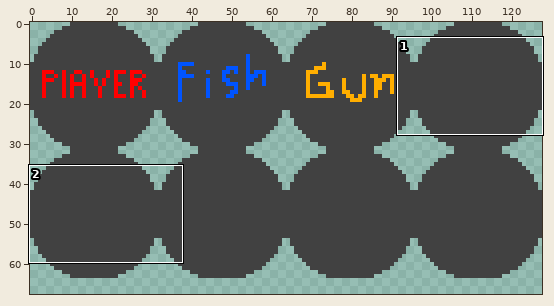
File history of a sprite sheet, core/assets/entities.png. The picture above shows the old version from afar; the outline marks the close-up.
Close-up. Before the edit:
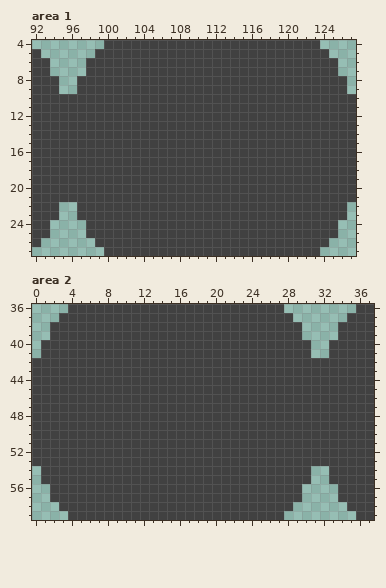
The file is 128x128 pixels. Shown: area 1: x 92..127, y 4..27; area 2: x 0..37, y 36..59. The wide view leaves out empty margins.
Once edited:
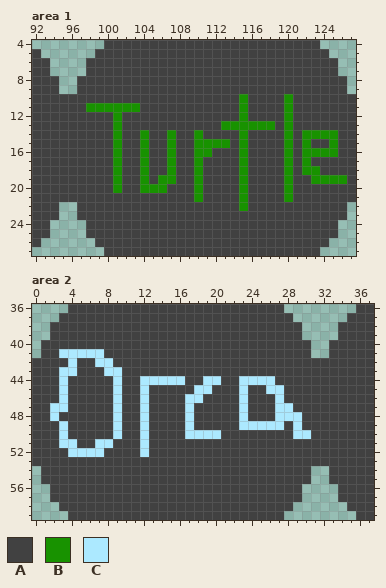
Palette (. is transparent): A #414141  B #189200  C #ace9ff
Diff:
--- area 1
@@ x 92..127 @@
  9 AAA..AAAAAAAAAAAAAAAAAAAAAAAAAAAAAA.
-10 AAAAAAAAAAAAAAAAAAAAAAAAAAAAAAAAAAAA
-11 AAAAAAAAAAAAAAAAAAAAAAAAAAAAAAAAAAAA
-12 AAAAAAAAAAAAAAAAAAAAAAAAAAAAAAAAAAAA
-13 AAAAAAAAAAAAAAAAAAAAAAAAAAAAAAAAAAAA
-14 AAAAAAAAAAAAAAAAAAAAAAAAAAAAAAAAAAAA
-15 AAAAAAAAAAAAAAAAAAAAAAAAAAAAAAAAAAAA
-16 AAAAAAAAAAAAAAAAAAAAAAAAAAAAAAAAAAAA
-17 AAAAAAAAAAAAAAAAAAAAAAAAAAAAAAAAAAAA
-18 AAAAAAAAAAAAAAAAAAAAAAAAAAAAAAAAAAAA
-19 AAAAAAAAAAAAAAAAAAAAAAAAAAAAAAAAAAAA
-20 AAAAAAAAAAAAAAAAAAAAAAAAAAAAAAAAAAAA
-21 AAAAAAAAAAAAAAAAAAAAAAAAAAAAAAAAAAAA
-22 AAA..AAAAAAAAAAAAAAAAAAAAAAAAAAAAAA.
+10 AAAAAAAAAAAAAAAAAAAAAAABAAAABAAAAAAA
+11 AAAAAABBBBBBAAAAAAAAAAABAAAABAAAAAAA
+12 AAAAAAAAABAAAAAAAAAAAAABAAAABAAAAAAA
+13 AAAAAAAAABAAAAAAAAAAABBBBBBABAAAAAAA
+14 AAAAAAAAABAABAABAABAAAABAAAABABBBBAA
+15 AAAAAAAAABAABAABAABBBBABAAAABABAABAA
+16 AAAAAAAAABAABAABAABBAAABAAAABABBBBAA
+17 AAAAAAAAABAABAABAABAAAABAAAABABAAAAA
+18 AAAAAAAAABAABAABAABAAAABAAAABABBAAAA
+19 AAAAAAAAABAABABBAABAAAABAAAABAABBBBA
+20 AAAAAAAAABAABBBAAABAAAABAAAABAAAAAAA
+21 AAAAAAAAAAAAAAAAAABAAAABAAAABAAAAAAA
+22 AAA..AAAAAAAAAAAAAAAAAABAAAAAAAAAAA.
 23 AAA..AAAAAAAAAAAAAAAAAAAAAAAAAAAAAA.
--- area 2
@@ x 0..37 @@
 40 .AAAAAAAAAAAAAAAAAAAAAAAAAAAAAA..AAAAA
-41 .AAAAAAAAAAAAAAAAAAAAAAAAAAAAAA..AAAAA
-42 AAAAAAAAAAAAAAAAAAAAAAAAAAAAAAAAAAAAAA
-43 AAAAAAAAAAAAAAAAAAAAAAAAAAAAAAAAAAAAAA
-44 AAAAAAAAAAAAAAAAAAAAAAAAAAAAAAAAAAAAAA
-45 AAAAAAAAAAAAAAAAAAAAAAAAAAAAAAAAAAAAAA
-46 AAAAAAAAAAAAAAAAAAAAAAAAAAAAAAAAAAAAAA
-47 AAAAAAAAAAAAAAAAAAAAAAAAAAAAAAAAAAAAAA
-48 AAAAAAAAAAAAAAAAAAAAAAAAAAAAAAAAAAAAAA
-49 AAAAAAAAAAAAAAAAAAAAAAAAAAAAAAAAAAAAAA
-50 AAAAAAAAAAAAAAAAAAAAAAAAAAAAAAAAAAAAAA
-51 AAAAAAAAAAAAAAAAAAAAAAAAAAAAAAAAAAAAAA
-52 AAAAAAAAAAAAAAAAAAAAAAAAAAAAAAAAAAAAAA
+41 .AACCCCCAAAAAAAAAAAAAAAAAAAAAAA..AAAAA
+42 AAAACAACCAAAAAAAAAAAAAAAAAAAAAAAAAAAAA
+43 AAACCAAACCAAAAAAAAAAAAAAAAAAAAAAAAAAAA
+44 AAACAAAAACAACCCCCAACCAACCCCAAAAAAAAAAA
+45 AAACAAAAACAACAAAAACCAAACAACCAAAAAAAAAA
+46 AAACAAAAACAACAAAACCAAAACAAACAAAAAAAAAA
+47 AACCAAAAACAACAAAACAAAAACAAACCAAAAAAAAA
+48 AACAAAAAACAACAAAACAAAAACAAACCCAAAAAAAA
+49 AAACAAAAACAACAAAACAAAAACCCCCACAAAAAAAA
+50 AAACAAAAACAACAAAACCCCAAAAAAAACCAAAAAAA
+51 AAACCAACCAAACAAAAAAAAAAAAAAAAAAAAAAAAA
+52 AAAACCCCAAAACAAAAAAAAAAAAAAAAAAAAAAAAA
 53 AAAAAAAAAAAAAAAAAAAAAAAAAAAAAAAAAAAAAA
Boxes around the changes in both close-ups, in picture pixels (x1, y1, x2, y2):
changed: (86, 94, 347, 211)
changed: (50, 349, 311, 457)
